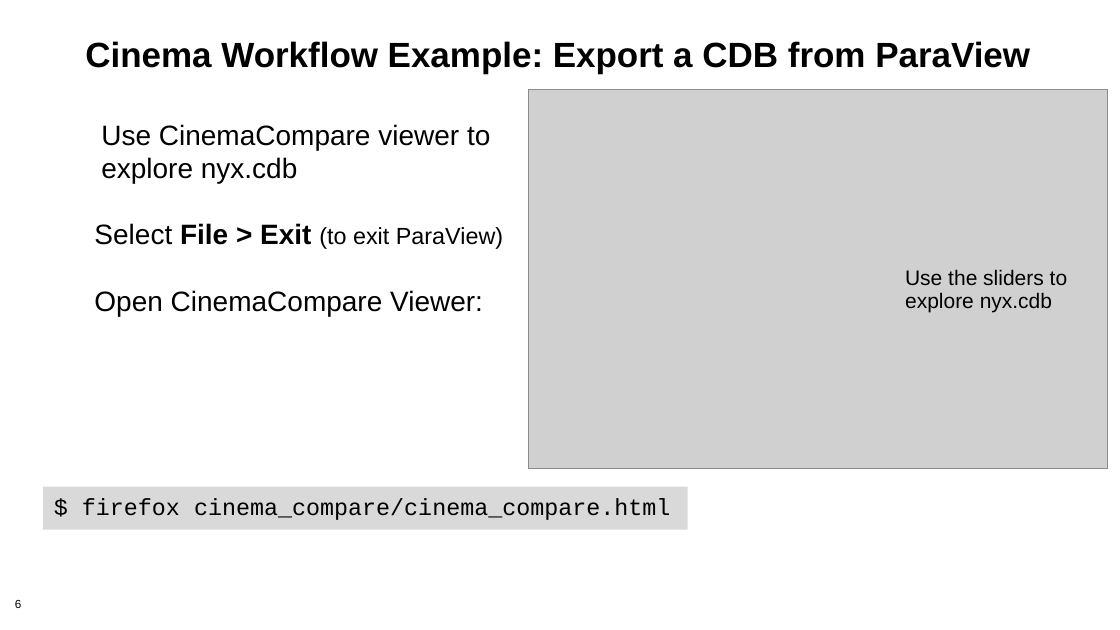
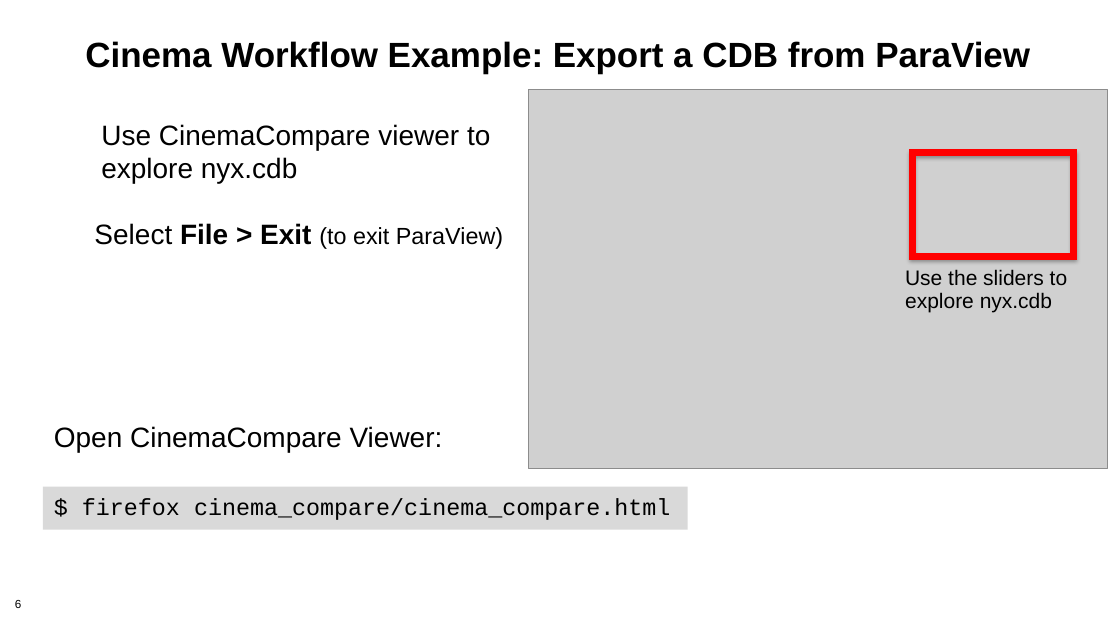
Before and after one commit to cinemascience/cinema_tutorial_slides, a slide deck: slide 6 of 2019-11_SC19/workflow_powerpoint/Cinema_Workflow_PV_Export.pptx. Drawn at 1120x630 pixels with LibreOffice and Linux fonts; fonts in the diff are those of the drawing; grey boxes stand for pictures; background and template pictures are left out. Boxes give left, top, right and bottom in pixels: in the first picture for what was removed or moved away, otherwise in the second. Text is boxed around its words. In the diff, an @@ line names an element or a change of style, - is before the commit and + after.

```diff
--- a/2019-11_SC19/workflow_powerpoint/Cinema_Workflow_PV_Export.pptx
+++ b/2019-11_SC19/workflow_powerpoint/Cinema_Workflow_PV_Export.pptx
@@ frame added at (910, 150, 1077, 259), fill #FF0000, outline #FF0000 0.75 pt @@
@@ text "Open CinemaCompare Viewer:": place and size @@
-text "Open CinemaCompare Viewer:" at (94, 290, 483, 316)
+text "Open CinemaCompare Viewer:" at (54, 426, 443, 452)
```
Also in this commit, not shown: 4 other slides changed.
